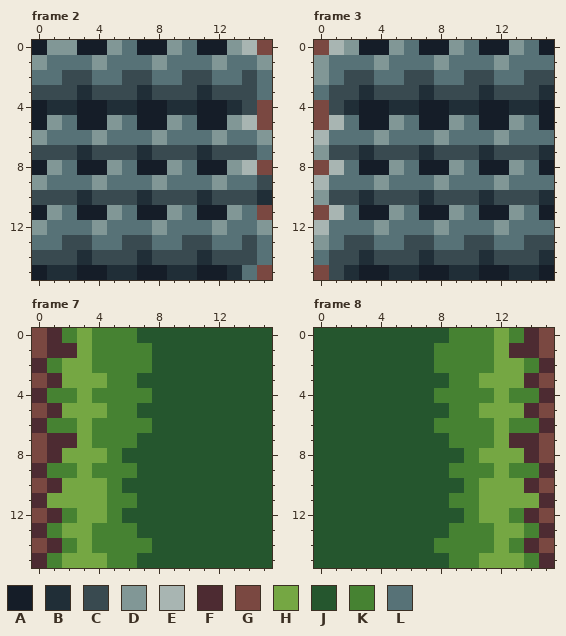
Two states of a pixel-art file, DavisGGJ2023/Assets/Sprites/Tiles_GGJ.aseprite. The first picture shows the starting point.
16x16 pixels, 14 frames. Shown: frame 2, frame 3, frame 7, frame 8. The commit also changed other frames, which this record leaves out.
Visible layers, top first: "Layer 3", "Layer 1", "Layer 2".
Palette (. is transparent): A #151d28  B #202e37  C #394a50  D #819796  E #a8b5b2  F #4d2b32  G #7a4841  H #75a743  J #25562e  K #468232  L #577277
Pixels before, frame 2, first column x 0:
 0 ADDAADLAADLAADEG
 1 DLLLDLLLDLLLDLLD
 2 LLCCLLCCLLCCLLCL
 3 CCCBCCCBCCCBCCCL
 4 ABBAABBAABBAABCG
 5 ADLAADLAADLAADEG
 6 DLLLDLLLDLLLDLLD
 7 CCCBCCCBCCCBCCCL
 8 ADLAADLAADLAADEG
 9 DLLLDLLLDLLLDLLC
10 CCCBCCCBCCCBCCCB
11 ADLAADLAADLAADLG
12 DLLLDLLLDLLLDLLD
13 LLCCLLCCLLCCLLCL
14 CCCBCCCBCCCBCCCL
15 ABBAABBAABBAABLG
Pixels before, frame 3, first column x 0:
 0 GEDAADLAADLAADLA
 1 DLLLDLLLDLLLDLLL
 2 DLCCLLCCLLCCLLCC
 3 LCCBCCCBCCCBCCCB
 4 GCBAABBAABBAABBA
 5 GELAADLAADLAADLA
 6 ELLLDLLLDLLLDLLL
 7 DCCBCCCBCCCBCCCB
 8 GELAADLAADLAADLA
 9 ELLLDLLLDLLLDLLL
10 DCCBCCCBCCCBCCCB
11 GELAADLAADLAADLA
12 ELLLDLLLDLLLDLLL
13 DLCCLLCCLLCCLLCC
14 LCCBCCCBCCCBCCCB
15 GCBAABBAABBAABBA
Pixels before, frame 7, first column x 0:
 0 GFKHKKKJJJJJJJJJ
 1 GFFHKKKKJJJJJJJJ
 2 FKHHKKKKJJJJJJJJ
 3 GFHHHKKJJJJJJJJJ
 4 FKKHKKKKJJJJJJJJ
 5 GFHHHKKJJJJJJJJJ
 6 FKKHKKKKJJJJJJJJ
 7 GFFHKKKJJJJJJJJJ
 8 GFHHHKJJJJJJJJJJ
 9 FKKHKKKJJJJJJJJJ
10 GFHHHKJJJJJJJJJJ
11 FHHHHKKJJJJJJJJJ
12 GFKHHKJJJJJJJJJJ
13 FKHHKKKJJJJJJJJJ
14 GFKHKKKKJJJJJJJJ
15 FKHHHKKJJJJJJJJJ
Pixels before, frame 8, first column x 0:
 0 JJJJJJJJJKKKHKFG
 1 JJJJJJJJKKKKHFFG
 2 JJJJJJJJKKKKHHKF
 3 JJJJJJJJJKKHHHFG
 4 JJJJJJJJKKKKHKKF
 5 JJJJJJJJJKKHHHFG
 6 JJJJJJJJKKKKHKKF
 7 JJJJJJJJJKKKHFFG
 8 JJJJJJJJJJKHHHFG
 9 JJJJJJJJJKKKHKKF
10 JJJJJJJJJJKHHHFG
11 JJJJJJJJJKKHHHHF
12 JJJJJJJJJJKHHKFG
13 JJJJJJJJJKKKHHKF
14 JJJJJJJJKKKKHKFG
15 JJJJJJJJJKKHHHKF
After the commit:
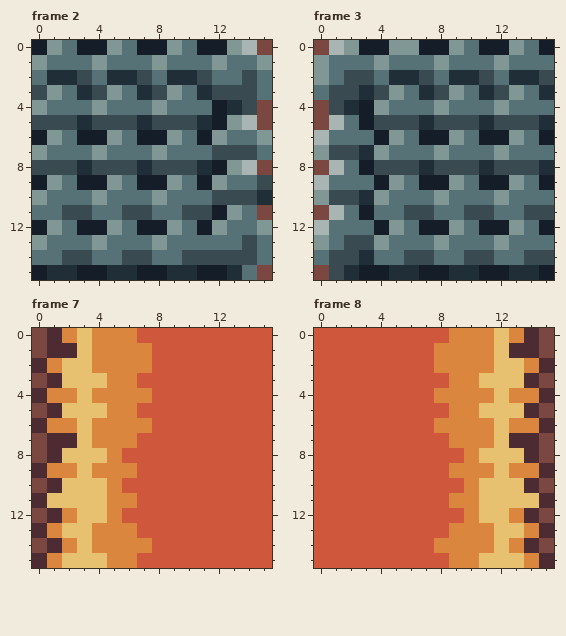
Change:
layer "Layer 4" added
colour H: #75a743 -> #e8c170
colour J: #25562e -> #cf573c
colour K: #468232 -> #da863e
Frame 2, layers "Layer 4", "Layer 1":
y 0: x 2 D -> L
y 2: x 1..2 LC -> BB; x 5..6 LC -> BB; x 9..10 LC -> BB
y 3: x 1..2 CC -> DL; x 5..6 CC -> DL; x 9..10 CC -> DL
y 4: x 0..11 ABBAABBAABBA -> DLLLDLLLDLLL
y 5: x 0..11 ADLAADLAADLA -> CCCBCCCBCCCB
y 6: x 0..1 DL -> AD; x 3..5 LDL -> AAD; x 7..9 LDL -> AAD; x 11 L -> A
y 7: x 0..11 CCCBCCCBCCCB -> DLLLDLLLDLLL
y 8: x 0..11 ADLAADLAADLA -> CCCBCCCBCCCB
y 9: x 0..1 DL -> AD; x 3..5 LDL -> AAD; x 7..9 LDL -> AAD; x 11 L -> A
y 10: x 0..11 CCCBCCCBCCCB -> DLLLDLLLDLLL
y 11: x 0..11 ADLAADLAADLA -> LLCCLLCCLLCC
y 12: x 0..1 DL -> AD; x 3..5 LDL -> AAD; x 7..9 LDL -> AAD; x 11 L -> A
y 13: x 0 L -> D; x 2..4 CCL -> LLD; x 6..8 CCL -> LLD; x 10..11 CC -> LL
y 14: x 0..1 CC -> LL; x 3..5 BCC -> CLL; x 7..9 BCC -> CLL; x 11 B -> C
Frame 3, layers "Layer 4", "Layer 1":
y 0: x 6 L -> D
y 2: x 5..6 LC -> BB; x 9..10 LC -> BB; x 13..14 LC -> BB
y 3: x 5..6 CC -> DL; x 9..10 CC -> DL; x 13..14 CC -> DL
y 4: x 4..15 ABBAABBAABBA -> DLLLDLLLDLLL
y 5: x 4..15 ADLAADLAADLA -> CCCBCCCBCCCB
y 6: x 4..5 DL -> AD; x 7..9 LDL -> AAD; x 11..13 LDL -> AAD; x 15 L -> A
y 7: x 4..15 CCCBCCCBCCCB -> DLLLDLLLDLLL
y 8: x 4..15 ADLAADLAADLA -> CCCBCCCBCCCB
y 9: x 4..5 DL -> AD; x 7..9 LDL -> AAD; x 11..13 LDL -> AAD; x 15 L -> A
y 10: x 4..15 CCCBCCCBCCCB -> DLLLDLLLDLLL
y 11: x 4..15 ADLAADLAADLA -> LLCCLLCCLLCC
y 12: x 4..5 DL -> AD; x 7..9 LDL -> AAD; x 11..13 LDL -> AAD; x 15 L -> A
y 13: x 4 L -> D; x 6..8 CCL -> LLD; x 10..12 CCL -> LLD; x 14..15 CC -> LL
y 14: x 4..5 CC -> LL; x 7..9 BCC -> CLL; x 11..13 BCC -> CLL; x 15 B -> C
Boxes around the changes in both pictures, in picture pixels (x1, y1, x2, y2):
changed: (32, 40, 212, 265)
changed: (374, 40, 554, 265)
changed: (47, 328, 272, 568)
changed: (314, 328, 539, 568)
